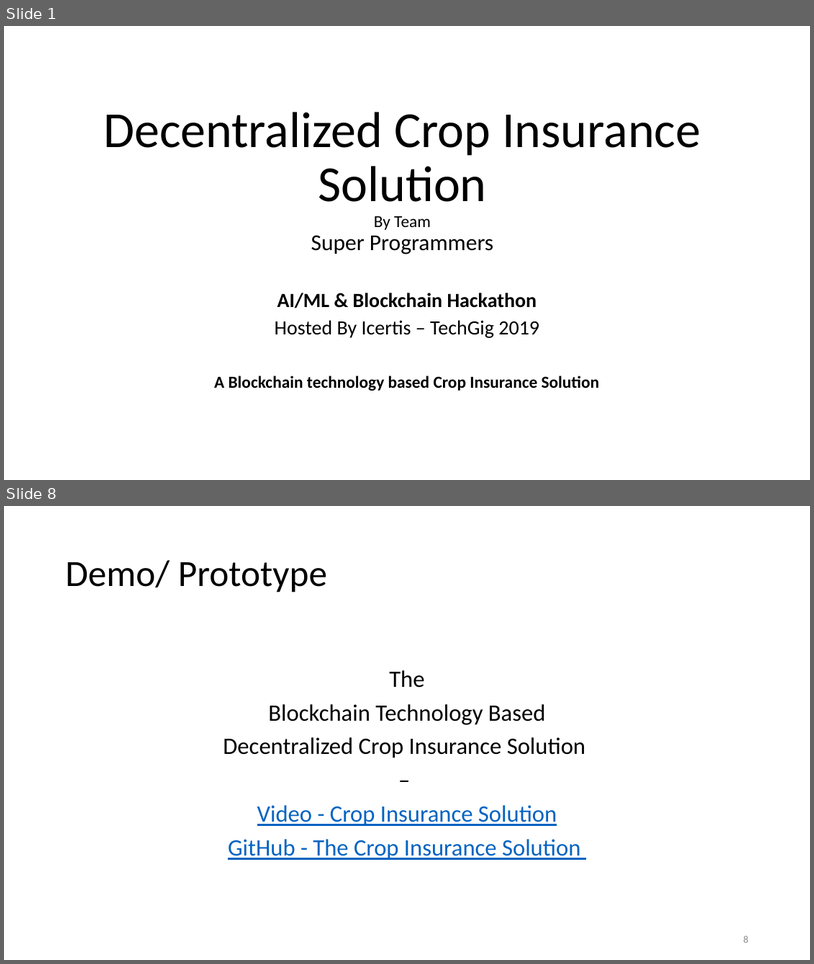
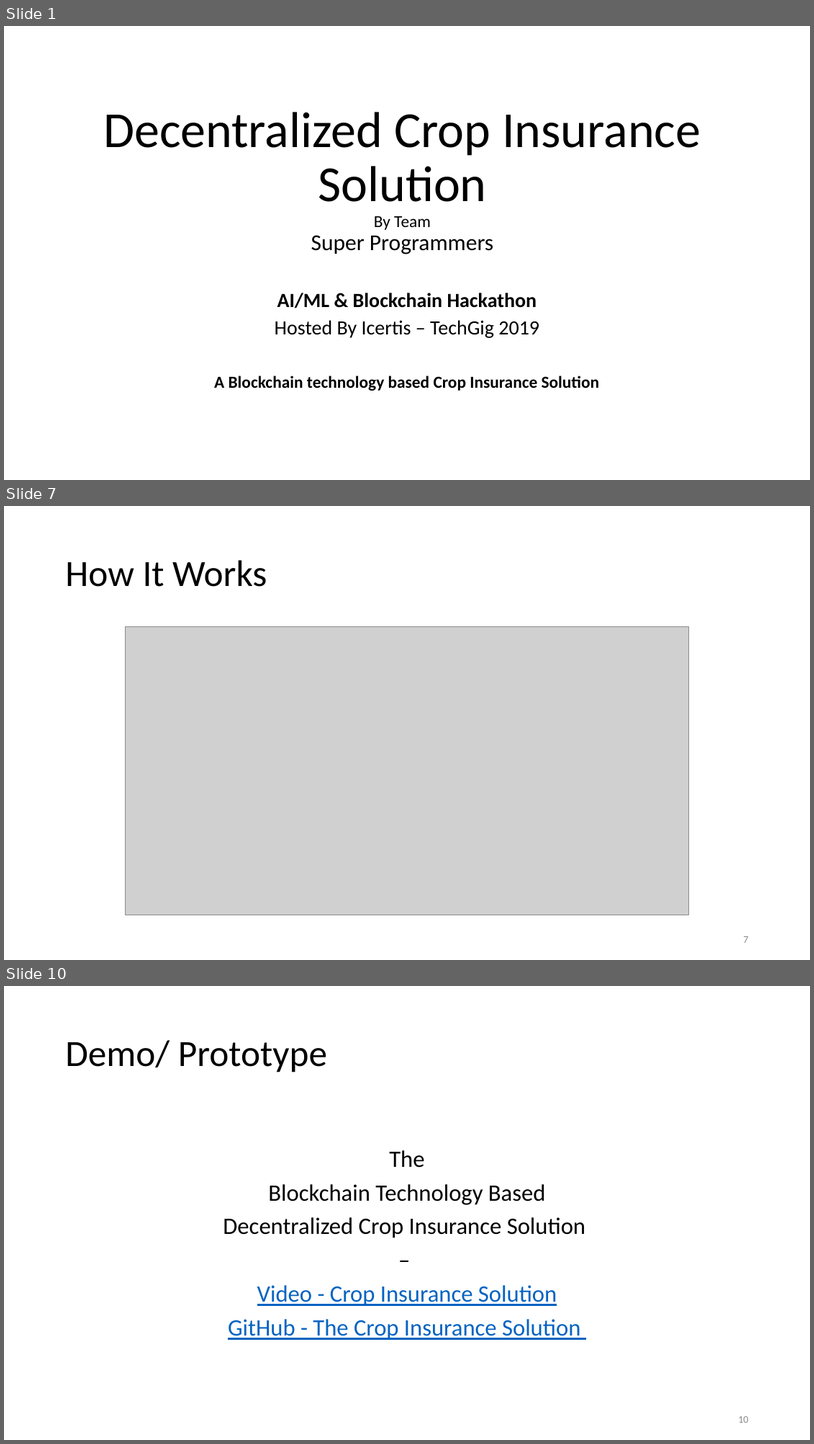
Before and after one commit to sachinjegaonkar/CropInsuranceSolution, a slide deck: Decentralized Crop Insurance Solution.pptx. Shown one above the other, each under a label of ours: slides 1 and 8 before the commit, slides 1, 7 and 10 after it; the slides between them are not shown. The pictures are 814x964 and 814x1444 pixels, drawn with LibreOffice and Linux fonts; fonts in the diff are those of the drawing; grey boxes stand for pictures. Boxes give left, top, right and bottom in pixels: in the first picture for what was removed or moved away, otherwise in the second. Text is boxed around its words. In the diff, an @@ line names an element or a change of style, - is before the commit and + after.

```diff
--- a/Decentralized Crop Insurance Solution.pptx
+++ b/Decentralized Crop Insurance Solution.pptx
@@ slide 7 added at [4, 506, 810, 960], background #FFFFFF @@
@@ title added at [65, 560, 267, 587], 44 pt, text #000000 @@
+How It Works
@@ picture added at [125, 627, 689, 915] @@
@@ page number added at [743, 936, 748, 942], 12 pt, text #8C8C8C @@
+7
@@ what was slide 8 is now slide 10 @@
@@ page number at [738, 1416, 748, 1422]: text changed @@
-8
+10
```
Also in this commit, not shown: 9 slides changed, 1 other slide added.
